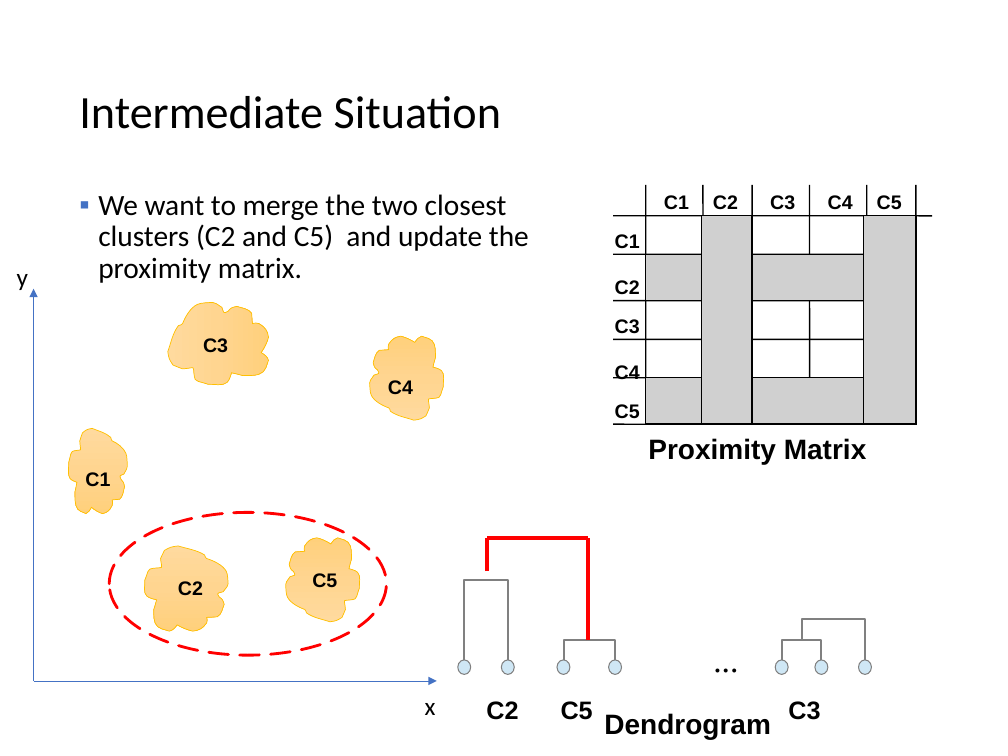
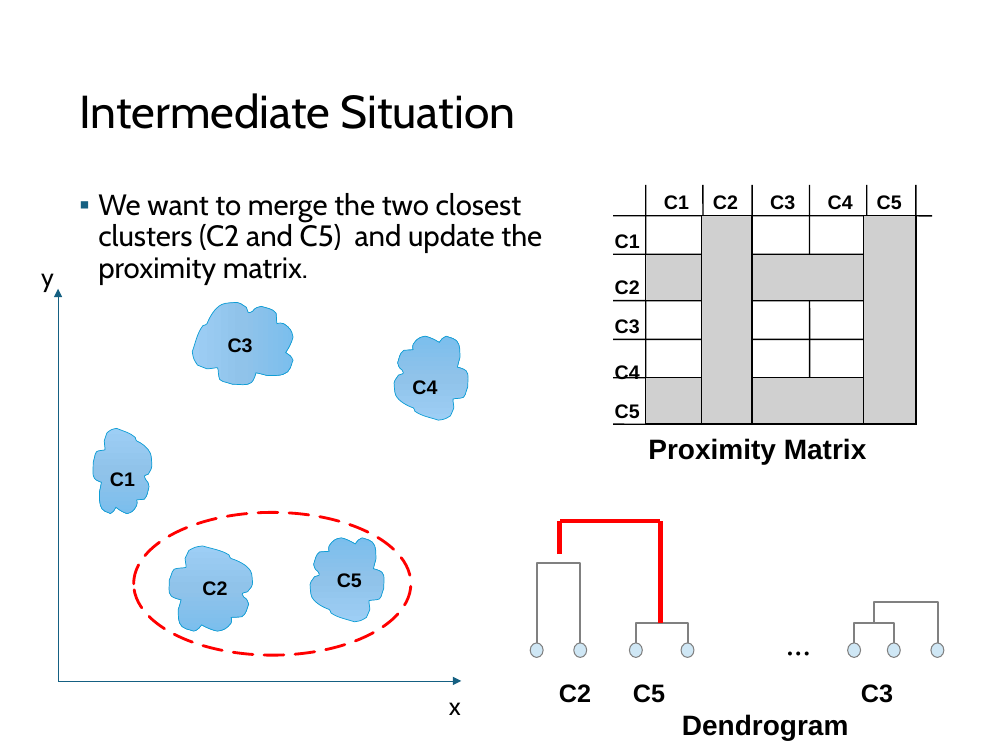
Before and after one commit to mhahsler/Introduction_to_Data_Mining_R_Examples, a slide deck: slide 46 of slides/chap7_basic_cluster_analysis.pptx. Drawn at 1008x756 pixels with LibreOffice and Linux fonts; fonts in the diff are those of the drawing; grey boxes stand for pictures. Boxes give left, top, right and bottom in pixels: in the first picture for what was removed or moved away, otherwise in the second. Text is boxed around its words. In the diff, an @@ line names an element or a change of style, - is before the commit and + after.

```diff
--- a/slides/chap7_basic_cluster_analysis.pptx
+++ b/slides/chap7_basic_cluster_analysis.pptx
@@ text "We want to merge the ..." at (98, 193, 542, 285): font Calibri to Cabin; bullet colour #4472C4 to #156082 @@
@@ arrow (58, 681) - (58, 288): stroke #4472C4 0.5 pt to #156082 0.5 pt @@
@@ fill gradient #FFDB9E to #FFD590 to #FFD07C to gradient #9ECFF5 to #90C4EB to #7CBEED; outline #FFC000 0.5 pt to #0F9ED5 0.5 pt in 5 elements at (92, 428, 152, 514), (192, 303, 293, 387), (394, 337, 470, 420), (167, 546, 253, 632), (310, 538, 386, 622) @@
@@ elbow line moved from (465, 660) - (508, 660) to (536, 643) - (581, 643) @@
@@ 5 ellipses, 3 lines, 2 texts, 1 elbow line: place and size @@
-5 ellipses, 3 lines, 2 texts, 1 elbow line at (458, 538, 872, 720)
+5 ellipses, 3 lines, 2 texts, 1 elbow line at (530, 521, 944, 703)
@@ 2 ellipses, 2 elbow lines: place and size @@
-2 ellipses, 2 elbow lines at (501, 619, 865, 674)
+2 ellipses, 2 elbow lines at (574, 602, 937, 657)
@@ 7 texts, 5 freeform shapes, 2 arrows, 1 ellipse: place and size @@
-7 texts, 5 freeform shapes, 2 arrows, 1 ellipse at (17, 274, 446, 715)
+7 texts, 5 freeform shapes, 2 arrows, 1 ellipse at (41, 273, 470, 715)
@@ arrow (58, 681) - (462, 681): stroke #4472C4 0.5 pt to #156082 0.5 pt @@
@@ font Calibri to Cabin in 3 elements at (79, 93, 516, 129), (41, 273, 54, 292), (449, 702, 461, 715) @@
@@ text "Dendrogram": place and size @@
-text "Dendrogram" at (604, 713, 771, 739)
+text "Dendrogram" at (682, 714, 849, 740)
```
Also in this commit, not shown: 94 other slides changed, 1 other file.
